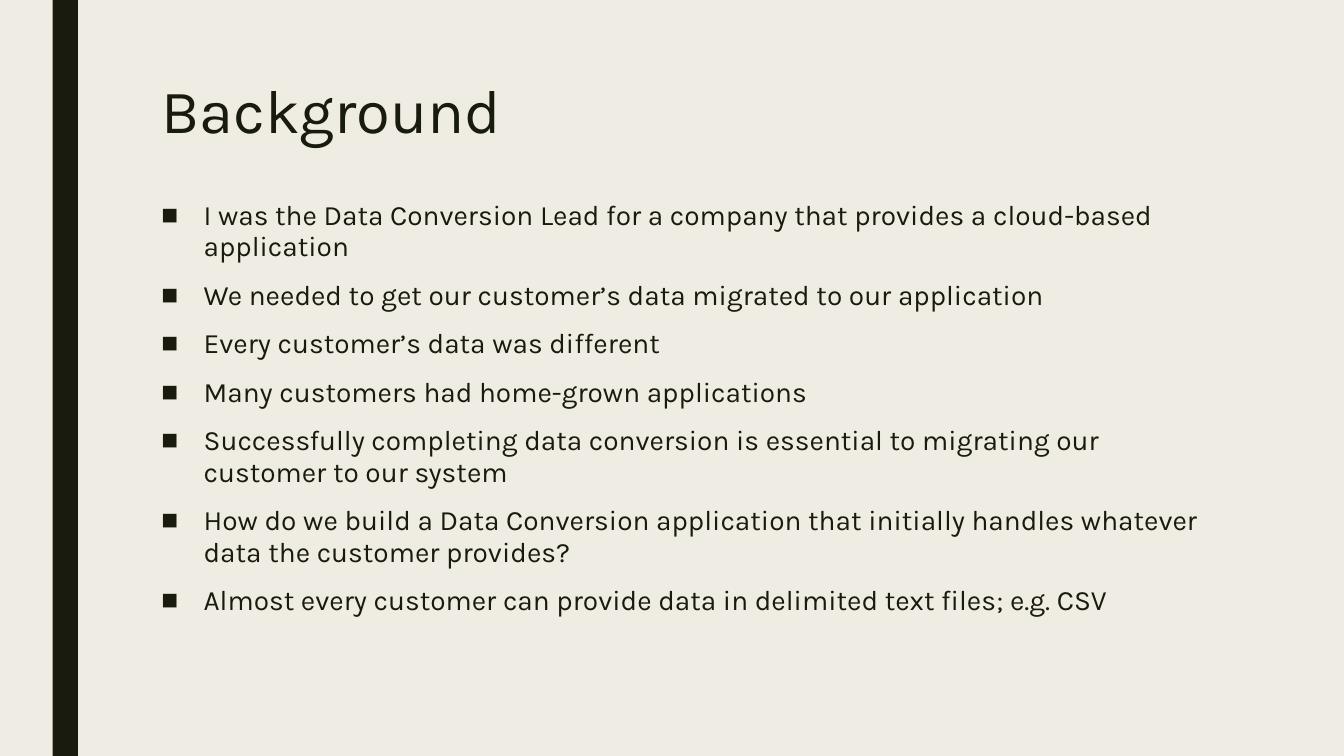
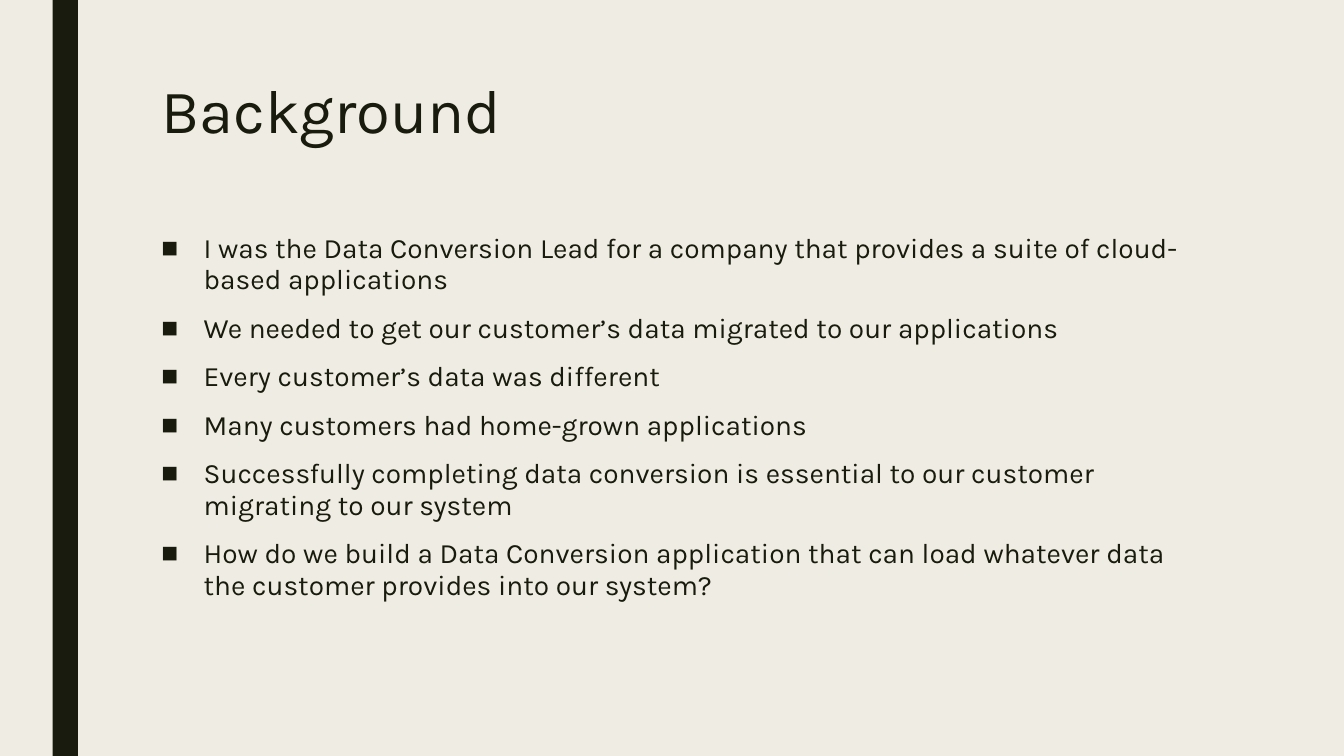
Before and after one commit to agent86ray/PowerShell-ETL-Framework, a slide deck: slide 2 of Powershell ETL framework.pptx. Drawn at 1344x756 pixels with LibreOffice and Linux fonts; fonts in the diff are those of the drawing. Boxes give left, top, right and bottom in pixels: in the first picture for what was removed or moved away, otherwise in the second. Text is boxed around its words. In the diff, an @@ line names an element or a change of style, - is before the commit and + after.

Commit message:
WIP

```diff
--- a/Powershell ETL framework.pptx
+++ b/Powershell ETL framework.pptx
@@ text "I was the Data Conversion ...": place and size @@
-text "I was the Data Conversion ..." at box(204, 205, 1197, 617)
+text "I was the Data Conversion ..." at box(204, 238, 1177, 602)
@@ text at box(204, 238, 1177, 345): text changed @@
-■ I was the Data Conversion Lead for a company that provides a cloud-based application
-■ We needed to get our customer’s data migrated to our application
+■ I was the Data Conversion Lead for a company that provides a suite of cloud-based applications
+■ We needed to get our customer’s data migrated to our applications
@@ text at box(204, 463, 1164, 602): text changed @@
-■ Successfully completing data conversion is essential to migrating our customer to our system
-■ How do we build a Data Conversion application that initially handles whatever data the customer provides?
-■ Almost every customer can provide data in delimited text files; e.g. CSV
+■ Successfully completing data conversion is essential to our customer migrating to our system
+■ How do we build a Data Conversion application that can load whatever data the customer provides into our system?
```
Also in this commit, not shown: 2 other slides changed.
